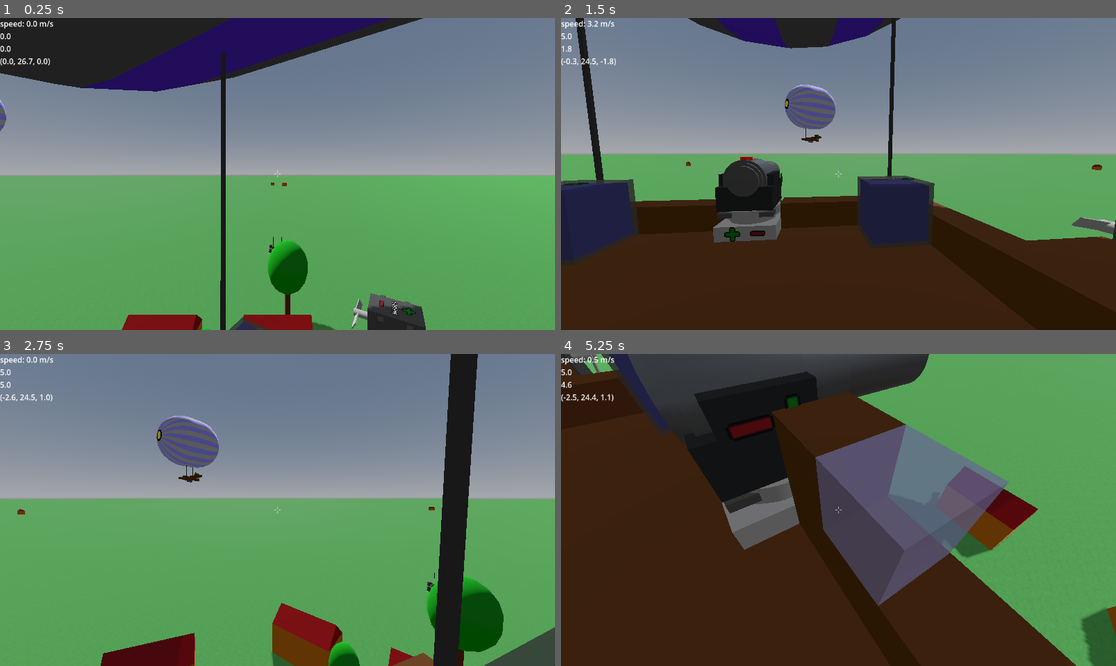
Above: before the commit, frames 1-4 (two rows, left to right).
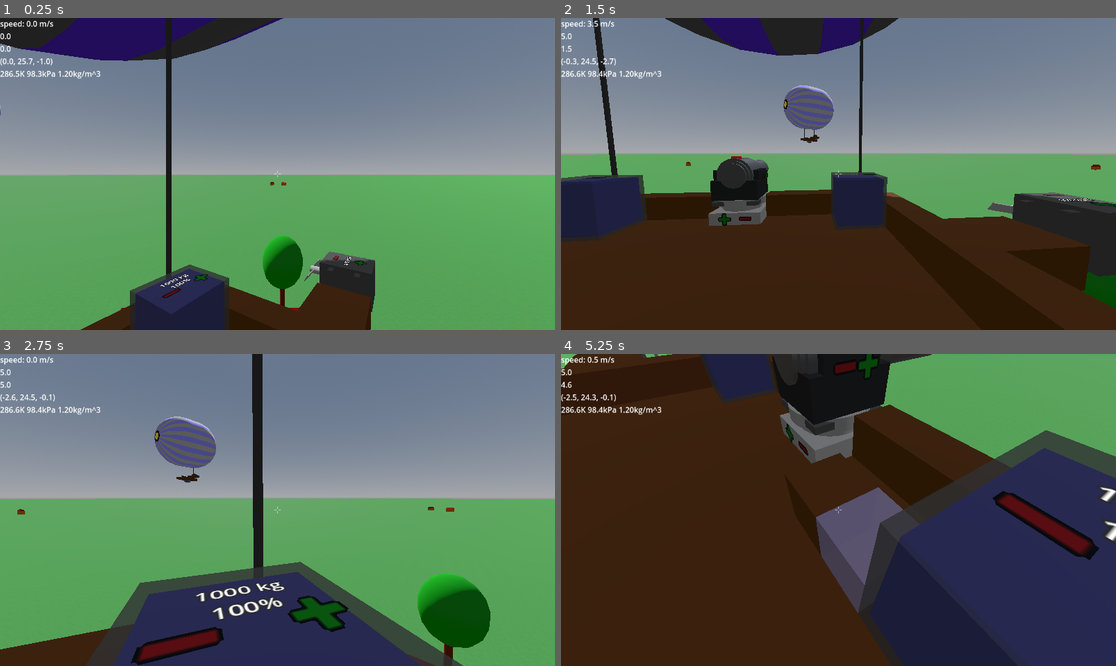
Above: after the commit, the same moments.

Repository: jmdejong/airships
Game: Godot game, scene res://scenes/world.tscn
Two runs of this game, one before a commit and one after it. Both use one fixed random seed, a clock stepped at 60 frames per second and the inputs below.
Inputs (mouse positions are in pixels of both pictures, inside the frame that each line leads up to):
- Up to frame 1 (0.25 s): no input
- Up to frame 2 (1.5 s): move the mouse to (960, 158) at 0.52 s; hold D (right) 0.53-1.28 s; click (960, 158) at 0.6 s; move the mouse to (810, 174) at 1.27 s; hold W (forwards) from 1.28 s (still down); tap Mouse wheel down (rotate_left) at 1.35 s
- Up to frame 3 (2.75 s): keep holding W (forwards); move the mouse to (288, 503) at 2.02 s; tap Mouse wheel up (rotate_right) at 2.1 s
- Up to frame 4 (5.25 s): move the mouse to (832, 516) at 2.77 s; tap Shift (sprint) at 2.85 s; click (832, 516) at 2.92 s; move the mouse to (877, 513) at 3.52 s; tap B (toggle_build) at 3.6 s; release W (forwards) at 4.25 s; drag from (1093, 391) to (755, 432) at 4.27 s; move the mouse to (844, 510) at 5.02 s; hold W (forwards) from 5.03 s (still down); click (844, 510) at 5.1 s

The runs differ from the first frame. In frame 1, 21% of the frame differs, in the area x 0-88%, y 0-100%; in frame 2, 15%; in frame 3, 25%; in frame 4, 51%, in the area x 0-100%, y 0-100%.

Commit message:
implement tropopause to fix temperature going below absolute 0

Diff:
--- a/code/atmosphere.gd
+++ b/code/atmosphere.gd
@@ -8,19 +8,17 @@
 const IDEAL_GAS_CONSTANT: float = 8.31446
 const AIR_MOLAR_MASS: float = 0.0289652
 const HEIGHT_MULTIPLIER: float = 10
+const TROPOPAUSE_PRESSURE_DROP = 6300
 var tropopause_cutoff: float = 11000 / HEIGHT_MULTIPLIER
+var tropopause_temperature: float = _troposphere_temperature(tropopause_cutoff)
+var tropopause_cutoff_pressure: float = _troposphere_pressure(tropopause_cutoff)
 
 
-#func _reaerints("a"+str(h), Atmosphere.air_density(h), Atmosphere.air_density(h) / Atmosphere.air_density(0), Atmosphere.temperature(h), Atmosphere.pressure(h))
-
-
-func temperature(height: float) -> float:
-	height = min(height, tropopause_cutoff)
+func _troposphere_temperature(height: float) -> float:
 	var h := height * HEIGHT_MULTIPLIER
 	return STANDARD_TEMPERATURE - TEMPERATURE_LAPSE_RATE * h
 
-func pressure(height: float) -> float:
-	# Might need some corrections in the tropopause
+func _troposphere_pressure(height: float) -> float:
 	var h := height * HEIGHT_MULTIPLIER
 	return STANDARD_ATMOSPHERIC_PRESSURE * \
 		pow(
@@ -28,15 +26,27 @@
 			gravity() * AIR_MOLAR_MASS / (IDEAL_GAS_CONSTANT * TEMPERATURE_LAPSE_RATE)
 		)
 
+func _tropopause_pressure(height: float) -> float:
+	return tropopause_cutoff_pressure * exp(-(height-tropopause_cutoff) * HEIGHT_MULTIPLIER / TROPOPAUSE_PRESSURE_DROP)
+
+func temperature(height: float) -> float:
+	if height >= tropopause_cutoff:
+		return tropopause_temperature
+	else:
+		return _troposphere_temperature(height)
+
+func pressure(height: float) -> float:
+	if height >= tropopause_cutoff:
+		return _tropopause_pressure(height)
+	else:
+		return _troposphere_pressure(height)
+
 func air_density(height: float) -> float:
 	var density := pressure(height) * AIR_MOLAR_MASS / (IDEAL_GAS_CONSTANT * temperature(height))
 	return density
 
 func gravity_vec() -> Vector3:
-	var space := get_viewport().find_world_3d().space
-	return PhysicsServer3D.area_get_param(space, PhysicsServer3D.AREA_PARAM_GRAVITY) \
-	 * PhysicsServer3D.area_get_param(space, PhysicsServer3D.AREA_PARAM_GRAVITY_VECTOR)
+	return gravity() * Vector3.DOWN
 
 func gravity() -> float:
-	var space := get_viewport().find_world_3d().space
-	return PhysicsServer3D.area_get_param(space, PhysicsServer3D.AREA_PARAM_GRAVITY)
+	return 9.81
--- a/code/player.gd
+++ b/code/player.gd
@@ -103,13 +103,16 @@
 			was_on_ground = false
 			apply_central_force(deltav * mass * 0.5)
 
-	%Info.text = "speed: %1.1f m/s\n%1.1f\n%1.1f\n(%3.1f, %3.1f, %3.1f)" % [
+	%Info.text = "speed: %1.1f m/s\n%1.1f\n%1.1f\n(%3.1f, %3.1f, %3.1f)\n%3.1fK %3.1fkPa %1.2fkg/m^3" % [
 		Vector2(linear_velocity.x, linear_velocity.z).length(),
 		Vector2(desired_velocity.x, desired_velocity.z).length(),
 		Vector2(deltav.x, deltav.z).length(),
 		position.x,
 		position.y,
-		position.z
+		position.z,
+		Atmosphere.temperature(position.y),
+		Atmosphere.pressure(position.y) / 1000,
+		Atmosphere.air_density(position.y)
 	]
 
 	try_interact()
--- a/project.godot
+++ b/project.godot
@@ -119,6 +119,7 @@
 [physics]
 
 3d/physics_engine="Jolt Physics"
+3d/default_gravity=9.81
 
 [rendering]
 
--- a/scenes/player.tscn
+++ b/scenes/player.tscn
@@ -31,7 +31,6 @@
 mass = 70.0
 physics_material_override = SubResource("PhysicsMaterial_dqkch")
 can_sleep = false
-contact_monitor = true
 max_contacts_reported = 15
 linear_damp_mode = 1
 script = ExtResource("1_3vyb7")
--- a/scenes/ships/heli.tscn
+++ b/scenes/ships/heli.tscn
@@ -1,56 +1,59 @@
-[gd_scene load_steps=6 format=3 uid="uid://bgiev8up864ym"]
+[gd_scene load_steps=7 format=3 uid="uid://bgiev8up864ym"]
 
 [ext_resource type="PackedScene" uid="uid://bacp7ifjnlyi6" path="res://scenes/airship.tscn" id="1_rjgg3"]
 [ext_resource type="PackedScene" uid="uid://gag3g3ctvxpx" path="res://scenes/components/wood_panel.tscn" id="2_2x7ye"]
 [ext_resource type="PackedScene" uid="uid://37i3vkcqr8ef" path="res://scenes/components/engine.tscn" id="3_8vjui"]
+[ext_resource type="PackedScene" uid="uid://ffgia4xpcrqh" path="res://scenes/components/composite.tscn" id="4_2uvs7"]
 [ext_resource type="PackedScene" uid="uid://bnh82toixngca" path="res://scenes/components/cable.tscn" id="4_2x7ye"]
 [ext_resource type="PackedScene" uid="uid://b5dw13s3ysqsr" path="res://scenes/components/status_panel.tscn" id="5_8vjui"]
 
 [node name="Heli" instance=ExtResource("1_rjgg3")]
 
-[node name="Floor" parent="Components" index="1" instance=ExtResource("2_2x7ye")]
+[node name="EngineHor" parent="Components" index="1" instance=ExtResource("3_8vjui")]
+transform = Transform3D(-4.37114e-08, 1, 0, -1, -4.37114e-08, 0, 0, 0, 1, -2, 6, 1.5)
+
+[node name="EngineHor2" parent="Components" index="2" instance=ExtResource("3_8vjui")]
+transform = Transform3D(-4.37114e-08, 1, 0, -1, -4.37114e-08, 0, 0, 0, 1, -2, 6, -2.5)
+
+[node name="EngineHor3" parent="Components" index="3" instance=ExtResource("3_8vjui")]
+transform = Transform3D(4.37114e-08, -1, 8.74228e-08, -1, -4.37114e-08, 0, 3.82137e-15, -8.74228e-08, -1, 2, 6, -1.5)
+
+[node name="EngineHor4" parent="Components" index="4" instance=ExtResource("3_8vjui")]
+transform = Transform3D(4.37114e-08, -1, 8.74228e-08, -1, -4.37114e-08, 0, 3.82137e-15, -8.74228e-08, -1, 2, 6, 2.5)
+
+[node name="StatusPanel" parent="Components" index="5" instance=ExtResource("5_8vjui")]
+transform = Transform3D(1, 0, 0, 0, 1, 0, 0, 0, 1, -0.5, 0.5, -0.5)
+
+[node name="Frame" parent="Components" index="6" instance=ExtResource("4_2uvs7")]
+
+[node name="Floor" parent="Components/Frame" index="0" instance=ExtResource("2_2x7ye")]
 transform = Transform3D(1, 0, 0, 0, 1, 0, 0, 0, 1, -1.5, 0, -1.5)
 size = Vector3(3, 0.5, 3)
 
-[node name="EngineHor" parent="Components" index="2" instance=ExtResource("3_8vjui")]
-transform = Transform3D(-4.37114e-08, 1, 0, -1, -4.37114e-08, 0, 0, 0, 1, -2, 6, 1.5)
+[node name="WoodPanel4" parent="Components/Frame" index="1" instance=ExtResource("2_2x7ye")]
+transform = Transform3D(1, 0, 0, 0, 1, 0, 0, 0, 1, -1.5, 5, -1.5)
+size = Vector3(0.5, 0.5, 0.5)
 
-[node name="EngineHor2" parent="Components" index="3" instance=ExtResource("3_8vjui")]
-transform = Transform3D(-4.37114e-08, 1, 0, -1, -4.37114e-08, 0, 0, 0, 1, -2, 6, -2.5)
+[node name="Cable4" parent="Components/Frame" index="2" instance=ExtResource("4_2x7ye")]
+transform = Transform3D(1, 0, 0, 0, 1, 0, 0, 0, 1, -1.5, 0.5, -1.5)
 
-[node name="EngineHor3" parent="Components" index="4" instance=ExtResource("3_8vjui")]
-transform = Transform3D(4.37114e-08, -1, 8.74228e-08, -1, -4.37114e-08, 0, 3.82137e-15, -8.74228e-08, -1, 2, 6, -1.5)
+[node name="WoodPanel3" parent="Components/Frame" index="3" instance=ExtResource("2_2x7ye")]
+transform = Transform3D(1, 0, 0, 0, 1, 0, 0, 0, 1, 1, 5, -1.5)
+size = Vector3(0.5, 0.5, 0.5)
 
-[node name="EngineHor4" parent="Components" index="5" instance=ExtResource("3_8vjui")]
-transform = Transform3D(4.37114e-08, -1, 8.74228e-08, -1, -4.37114e-08, 0, 3.82137e-15, -8.74228e-08, -1, 2, 6, 2.5)
+[node name="Cable3" parent="Components/Frame" index="4" instance=ExtResource("4_2x7ye")]
+transform = Transform3D(1, 0, 0, 0, 1, 0, 0, 0, 1, 1, 0.5, -1.5)
 
-[node name="Cable" parent="Components" index="6" instance=ExtResource("4_2x7ye")]
-transform = Transform3D(1, 0, 0, 0, 1, 0, 0, 0, 1, -1.5, 0.5, 1)
+[node name="WoodPanel2" parent="Components/Frame" index="5" instance=ExtResource("2_2x7ye")]
+transform = Transform3D(1, 0, 0, 0, 1, 0, 0, 0, 1, 1, 5, 1)
+size = Vector3(0.5, 0.5, 0.5)
 
-[node name="WoodPanel" parent="Components" index="7" instance=ExtResource("2_2x7ye")]
+[node name="Cable2" parent="Components/Frame" index="6" instance=ExtResource("4_2x7ye")]
+transform = Transform3D(1, 0, 0, 0, 1, 0, 0, 0, 1, 1, 0.5, 1)
+
+[node name="WoodPanel" parent="Components/Frame" index="7" instance=ExtResource("2_2x7ye")]
 transform = Transform3D(1, 0, 0, 0, 1, 0, 0, 0, 1, -1.5, 5, 1)
 size = Vector3(0.5, 0.5, 0.5)
 
-[node name="Cable2" parent="Components" index="8" instance=ExtResource("4_2x7ye")]
-transform = Transform3D(1, 0, 0, 0, 1, 0, 0, 0, 1, 1, 0.5, 1)
-
-[node name="WoodPanel2" parent="Components" index="9" instance=ExtResource("2_2x7ye")]
-transform = Transform3D(1, 0, 0, 0, 1, 0, 0, 0, 1, 1, 5, 1)
-size = Vector3(0.5, 0.5, 0.5)
-
-[node name="Cable3" parent="Components" index="10" instance=ExtResource("4_2x7ye")]
-transform = Transform3D(1, 0, 0, 0, 1, 0, 0, 0, 1, 1, 0.5, -1.5)
-
-[node name="WoodPanel3" parent="Components" index="11" instance=ExtResource("2_2x7ye")]
-transform = Transform3D(1, 0, 0, 0, 1, 0, 0, 0, 1, 1, 5, -1.5)
-size = Vector3(0.5, 0.5, 0.5)
-
-[node name="Cable4" parent="Components" index="12" instance=ExtResource("4_2x7ye")]
-transform = Transform3D(1, 0, 0, 0, 1, 0, 0, 0, 1, -1.5, 0.5, -1.5)
-
-[node name="WoodPanel4" parent="Components" index="13" instance=ExtResource("2_2x7ye")]
-transform = Transform3D(1, 0, 0, 0, 1, 0, 0, 0, 1, -1.5, 5, -1.5)
-size = Vector3(0.5, 0.5, 0.5)
-
-[node name="StatusPanel" parent="Components" index="14" instance=ExtResource("5_8vjui")]
-transform = Transform3D(1, 0, 0, 0, 1, 0, 0, 0, 1, -0.5, 0.5, -0.5)
+[node name="Cable" parent="Components/Frame" index="8" instance=ExtResource("4_2x7ye")]
+transform = Transform3D(1, 0, 0, 0, 1, 0, 0, 0, 1, -1.5, 0.5, 1)
--- a/scenes/world.tscn
+++ b/scenes/world.tscn
@@ -32,16 +32,16 @@
 shadow_opacity = 0.9
 shadow_blur = 10.0
 
+[node name="Player" parent="." instance=ExtResource("2_rwgxs")]
+transform = Transform3D(-5.96046e-08, 0, 1, 0, 1, 0, -1, 0, -5.96046e-08, 0, 26, -1)
+
 [node name="StarterShip" parent="." instance=ExtResource("2_4wyf3")]
 transform = Transform3D(0.5, 0, 0.866025, 0, 1, 0, -0.866025, 0, 0.5, 0, 24, 0)
 angular_damp_mode = 0
 angular_damp = 5.0
 
-[node name="Player" parent="." instance=ExtResource("2_rwgxs")]
-transform = Transform3D(-5.96046e-08, 0, 1, 0, 1, 0, -1, 0, -5.96046e-08, 0, 27, 0)
-
 [node name="Scout" parent="." instance=ExtResource("4_k0juu")]
 transform = Transform3D(1, 0, 0, 0, 1, 0, 0, 0, 1, -30, 29, 52)
 
 [node name="Heli" parent="." instance=ExtResource("5_71j4m")]
-transform = Transform3D(1, 0, 0, 0, 1, 0, 0, 0, 1, -60, 1, 0)
+transform = Transform3D(1, 0, 0, 0, 1, 0, 0, 0, 1, -16, 1, 16)
